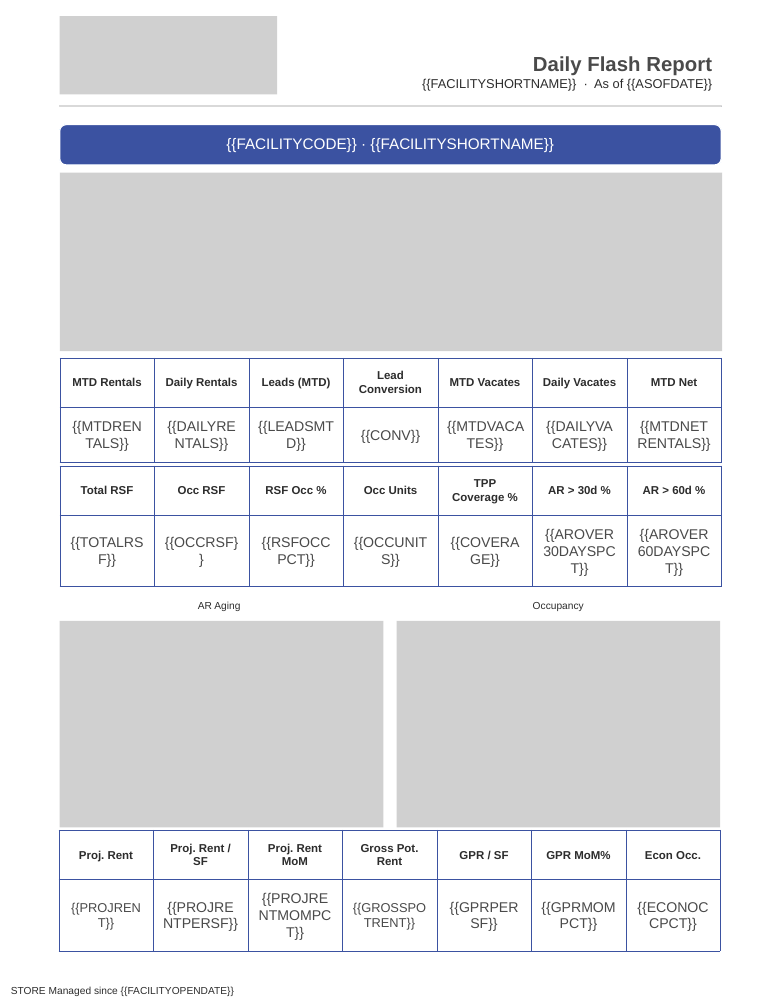
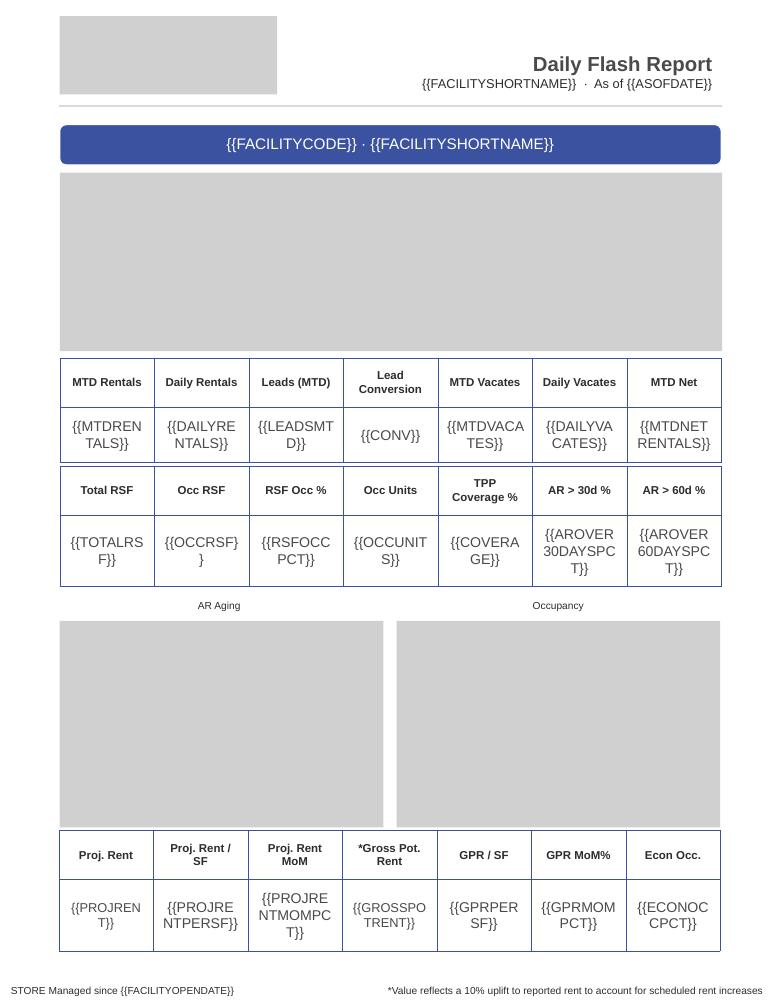
Before and after one commit to alexandermburke/ProformaBuilder, a slide deck: slide 1 of storeinsight/public/FLASHTEMPLATE.pptx. Drawn at 779x1008 pixels with LibreOffice and Linux fonts; fonts in the diff are those of the drawing; grey boxes stand for pictures. Boxes give left, top, right and bottom in pixels: in the first picture for what was removed or moved away, otherwise in the second. Text is boxed around its words. In the diff, an @@ line names an element or a change of style, - is before the commit and + after.

```diff
--- a/storeinsight/public/FLASHTEMPLATE.pptx
+++ b/storeinsight/public/FLASHTEMPLATE.pptx
@@ table at [59, 830, 719, 951] @@
-row 1, column 4: Gross Pot. Rent
+row 1, column 4: *Gross Pot. Rent
@@ text added at [388, 986, 763, 996], 8 pt, text #2D2D2D @@
+*Value reflects a 10% uplift to reported rent to account for scheduled rent increases
```
Also in this commit, not shown: 50 other files.
